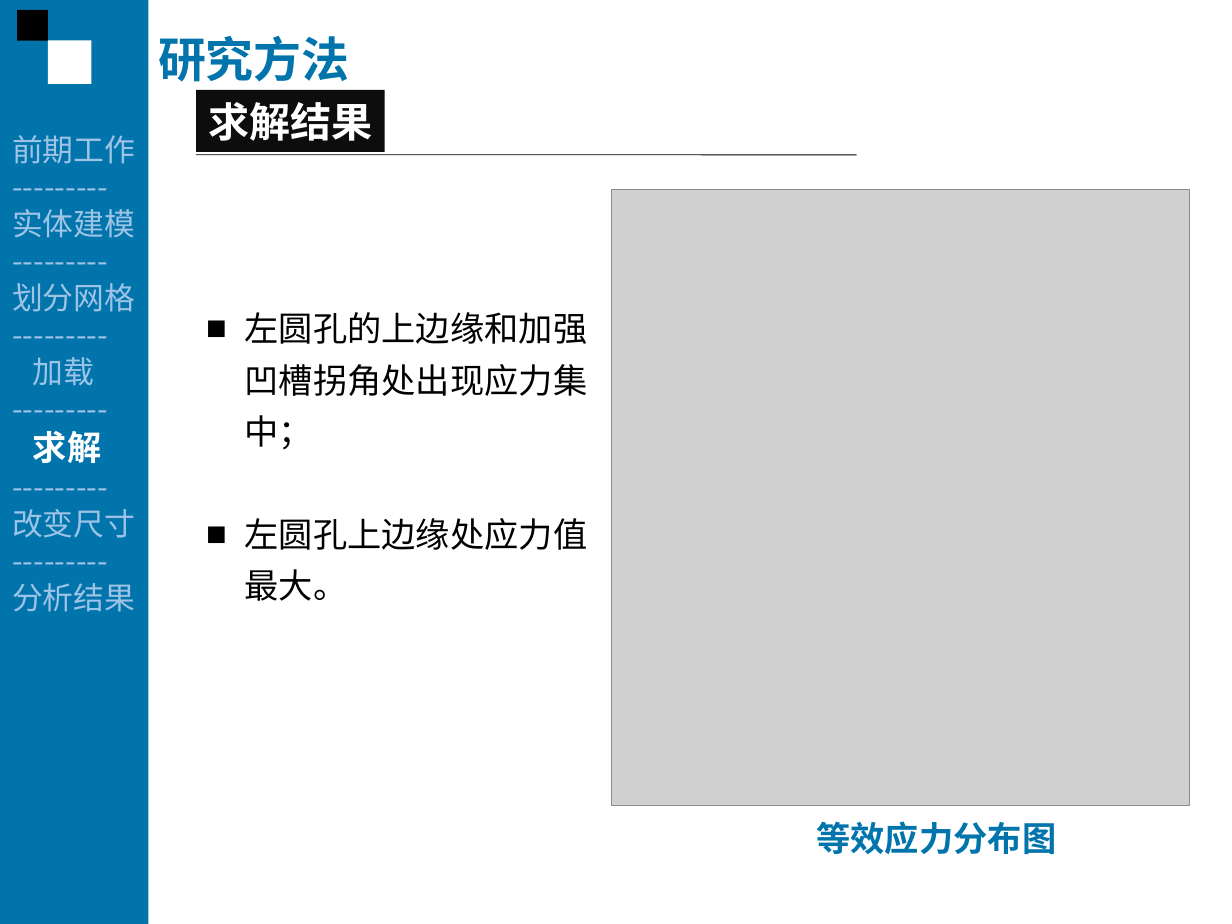
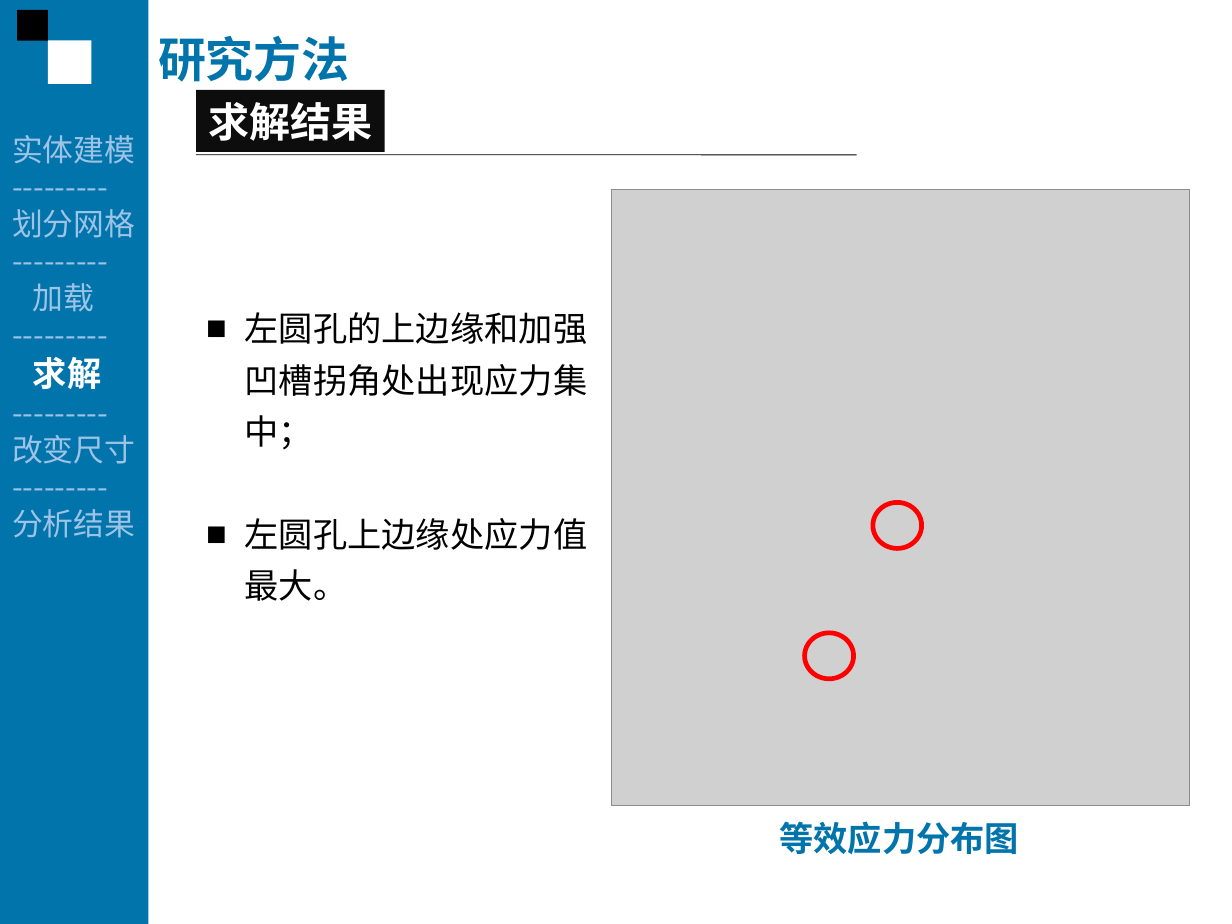
Before and after one commit to Fitor/Thesis, a slide deck: slide 15 of report/Report By Ci.ppt (slide 18 before the commit). Drawn at 1232x924 pixels with LibreOffice and Linux fonts; fonts in the diff are those of the drawing; grey boxes stand for pictures. Boxes give left, top, right and bottom in pixels: in the first picture for what was removed or moved away, otherwise in the second. Text is boxed around its words. In the diff, an @@ line names an element or a change of style, - is before the commit and + after.

```diff
--- a/report/Report By Ci.ppt
+++ b/report/Report By Ci.ppt
@@ text at (x1=12, y1=135, x2=135, y2=164): paragraphs removed @@
-前期工作
----------
@@ ellipse added at (x1=873, y1=503, x2=923, y2=548), outline #FF0000 2.75 pt @@
@@ ellipse added at (x1=804, y1=633, x2=854, y2=679), outline #FF0000 2.75 pt @@
@@ text "等效应力分布图" moved from (x1=816, y1=821, x2=1056, y2=854) to (x1=779, y1=821, x2=1019, y2=854) @@
```
Also in this commit, not shown: 17 other slides changed, 3 slides removed, 1 other file.
